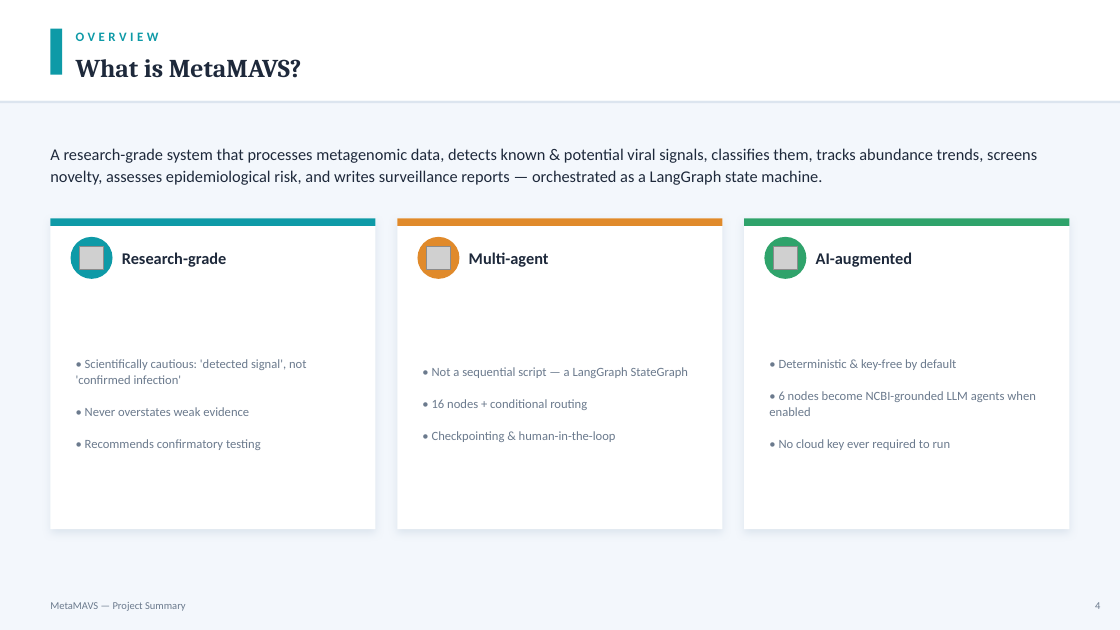
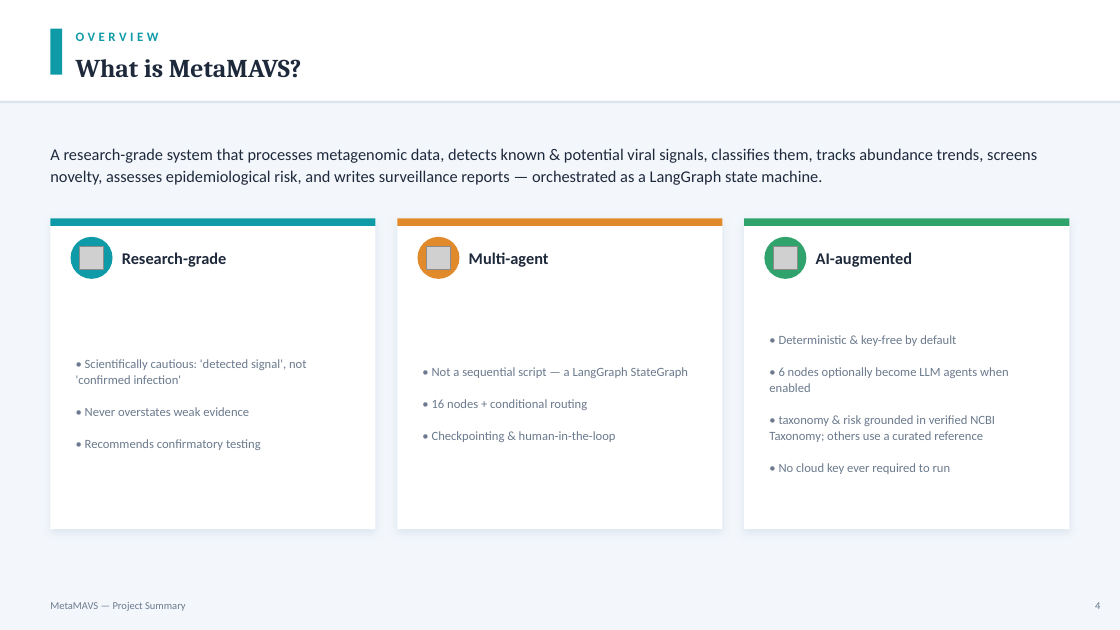
Before and after one commit to pengsihua2023/MetaMAVS, a slide deck: slide 4 of summary-MetaMAVS.pptx. Drawn at 1120x630 pixels with LibreOffice and Linux fonts; fonts in the diff are those of the drawing; grey boxes stand for pictures. Boxes give left, top, right and bottom in pixels: in the first picture for what was removed or moved away, otherwise in the second. Text is boxed around its words. In the diff, an @@ line names an element or a change of style, - is before the commit and + after.

```diff
--- a/summary-MetaMAVS.pptx
+++ b/summary-MetaMAVS.pptx
@@ text at [769,367,1009,442]: text changed @@
-• 6 nodes become NCBI-grounded LLM agents when enabled
+• 6 nodes optionally become LLM agents when enabled
+• taxonomy & risk grounded in verified NCBI Taxonomy; others use a curated reference
```
Also in this commit, not shown: 1 other file.
